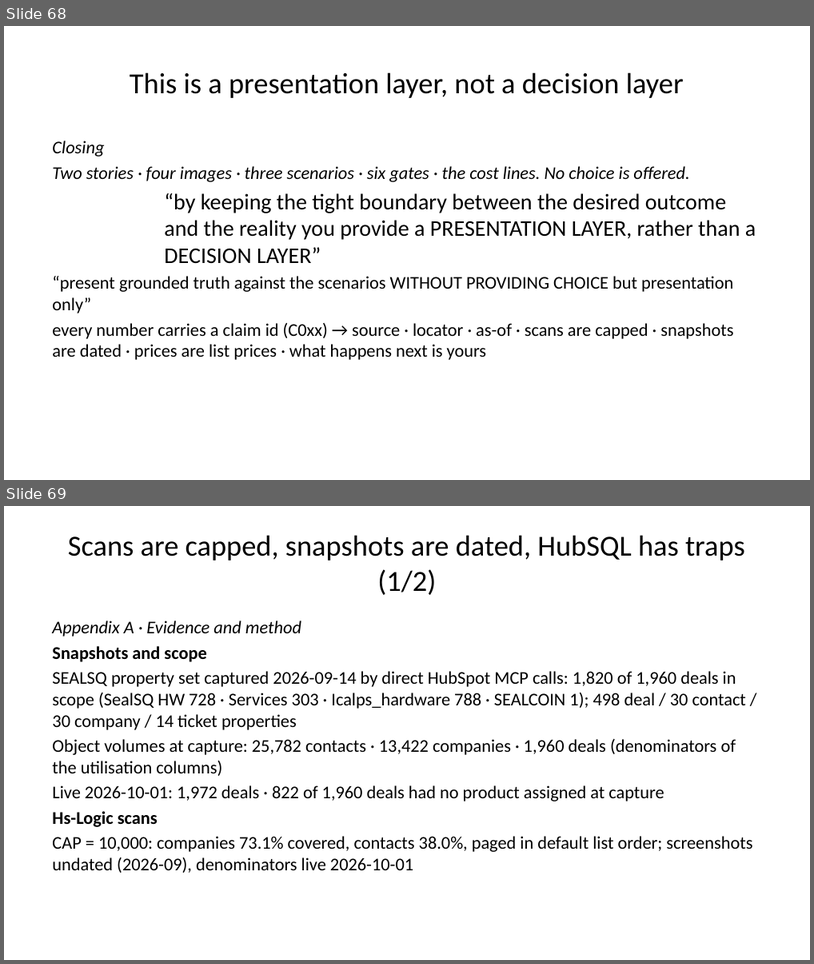
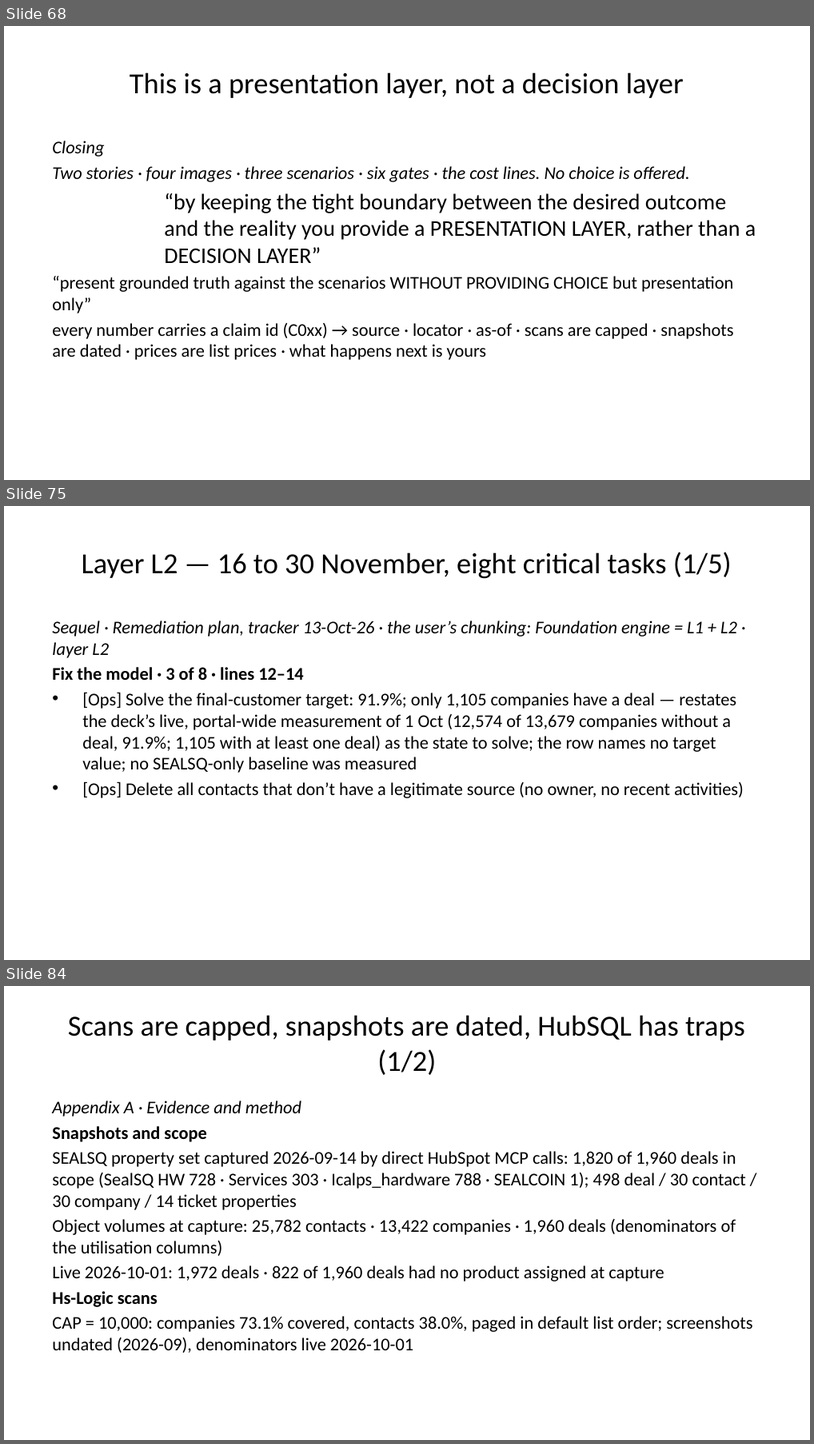
Before and after one commit to Wkayaobama/presentation-builder, a slide deck: Finished Presentations/crm-three-scenarios.pptx. Shown one above the other, each under a label of ours: slides 68 and 69 before the commit, slides 68, 75 and 84 after it; the slides between them are not shown. The pictures are 814x964 and 814x1444 pixels, drawn with LibreOffice and Linux fonts; fonts in the diff are those of the drawing. Boxes give left, top, right and bottom in pixels: in the first picture for what was removed or moved away, otherwise in the second. Text is boxed around its words. In the diff, an @@ line names an element or a change of style, - is before the commit and + after.

```diff
--- a/Finished Presentations/crm-three-scenarios.pptx
+++ b/Finished Presentations/crm-three-scenarios.pptx
@@ slide 75 added at (x1=4, y1=506, x2=810, y2=960), background #FFFFFF @@
@@ title added at (x1=82, y1=552, x2=732, y2=579), 26 pt, text #000000 @@
+Layer L2 — 16 to 30 November, eight critical tasks (1/5)
@@ text added at (x1=52, y1=620, x2=744, y2=798), 16 pt, text #000000 @@
+Sequel · Remediation plan, tracker 13-Oct-26 · the user’s chunking: Foundation engine = L1 + L2 · layer L2
+Fix the model · 3 of 8 · lines 12–14
+• [Ops] Solve the final-customer target: 91.9%; only 1,105 companies have a deal — restates the deck’s live, portal-wide measurement of 1 Oct (12,574 of 13,679 companies without a deal, 91.9%; 1,105 with at least one deal) as the state to solve; the row names no target value; no SEALSQ-only baseline was measured
+• [Ops] Delete all contacts that don’t have a legitimate source (no owner, no recent activities)
@@ what was slide 69 is now slide 84 @@
```
Also in this commit, not shown: 14 other slides added, 14 other files.
